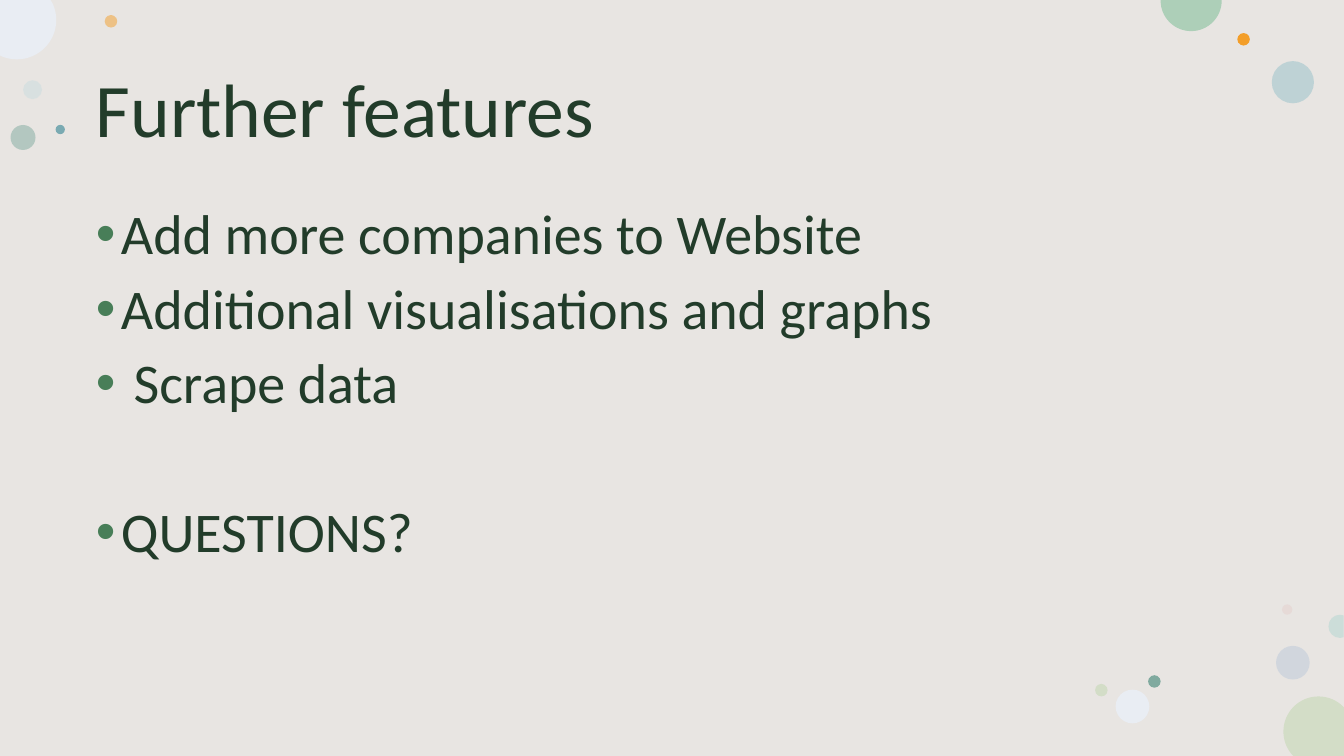
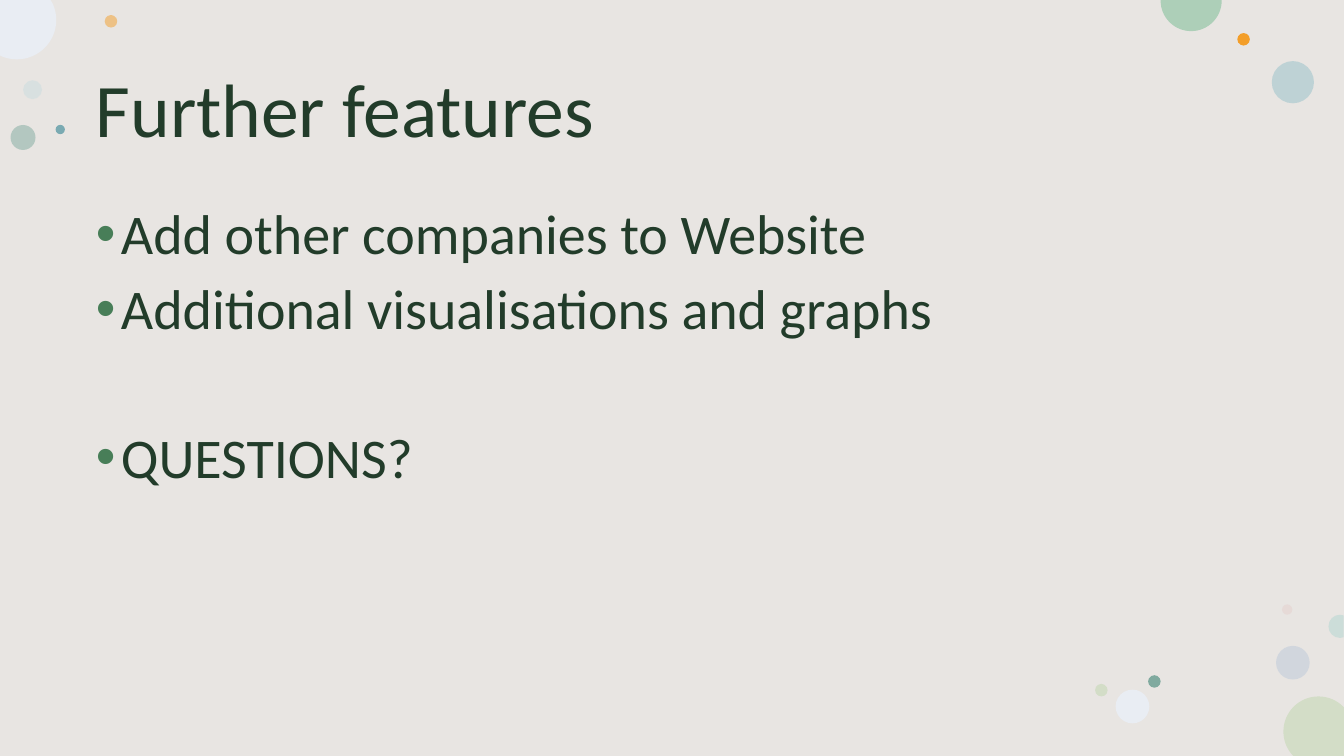
Before and after one commit to antoinetteboyle/Demystifying-ML, a slide deck: slide 7 of MACHINE LEARNING.pptx. Drawn at 1344x756 pixels with LibreOffice and Linux fonts; fonts in the diff are those of the drawing. Boxes give left, top, right and bottom in pixels: in the first picture for what was removed or moved away, otherwise in the second. Text is boxed around its words. In the diff, an @@ line names an element or a change of style, - is before the commit and + after.

```diff
--- a/MACHINE LEARNING.pptx
+++ b/MACHINE LEARNING.pptx
@@ text at [121,215,866,263]: text changed @@
-• Add more companies to Website
+• Add other companies to Website
@@ text at [134,364,398,412]: paragraph removed @@
-• Scrape data
```
Also in this commit, not shown: 2 other slides changed, 22 other files.
